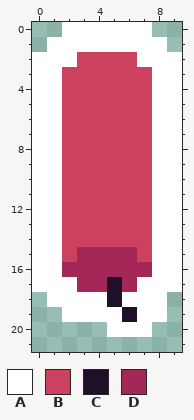
Edited in one commit: pixel-art file (Assets/Environment/Dynamite/Dynamite.aseprite). That is the earlier state.
10x22 pixels, 1 frame.
Palette (. is transparent): A #ffffff  B #cc425e  C #1f102a  D #a32858
Pixels before, first column x 0:
 0 ..AAAAAA..
 1 .AAAAAAAA.
 2 AAABBBBAAA
 3 AABBBBBBAA
 4 AABBBBBBAA
 5 AABBBBBBAA
 6 AABBBBBBAA
 7 AABBBBBBAA
 8 AABBBBBBAA
 9 AABBBBBBAA
10 AABBBBBBAA
11 AABBBBBBAA
12 AABBBBBBAA
13 AABBBBBBAA
14 AABBBBBBAA
15 AABDDDDBAA
16 AADDDDDDAA
17 AAADDCDAAA
18 .AAAACAAA.
19 ..AAAACAA.
20 .....AAA..
After:
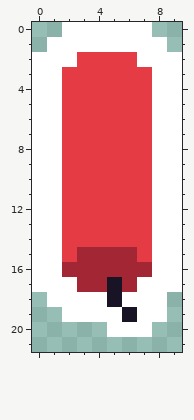
From old to new:
colour B: #cc425e -> #e43b44
colour C: #1f102a -> #181425
colour D: #a32858 -> #a22633
Where, in picture pixels (left, top, right, bottom), the same in both pictures:
changed: (62, 52, 152, 322)
